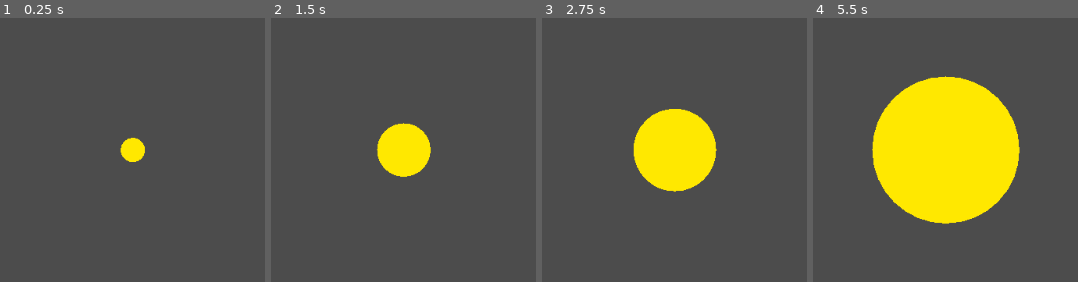
Above: before the commit, frames 1-4 (left to right).
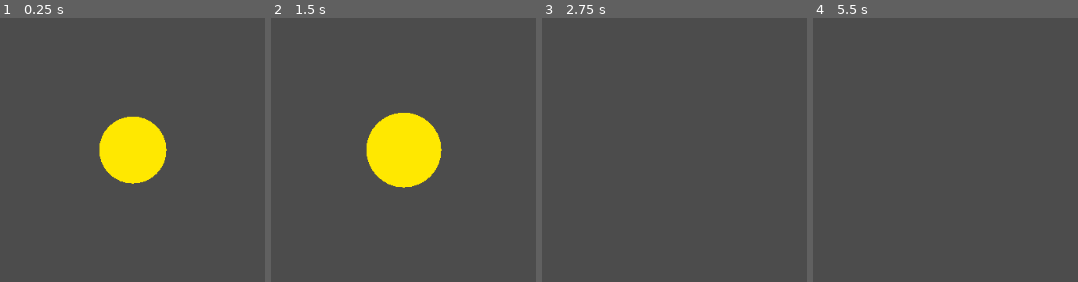
Above: after the commit, the same moments.

Repository: notapixelstudio/starship-olympics
Game: Godot game, scene res://Explosion.tscn
Two runs of this game, one before a commit and one after it. Both use one fixed random seed, a clock stepped at 60 frames per second and the inputs below. This scene is started directly instead of the project's main scene.
Inputs:
- Up to frame 1 (0.25 s): no input
- Up to frame 2 (1.5 s): no input
- Up to frame 3 (2.75 s): no input
- Up to frame 4 (5.5 s): no input

The runs differ from the first frame. In frame 1, 4.5% of the frame differs, in the area x 37-64%, y 37-63%; in frame 2, 3.3%; in frame 3, 7.8%; in frame 4, 24%, in the area x 22-79%, y 21-79%.

Commit message:
Explosions: sigmoidal spreading

Diff:
--- a/Explosion.gd
+++ b/Explosion.gd
@@ -2,6 +2,14 @@
 
 var radius = 4
 var shape
+
+var t = 0
+const growT = 0.4
+const stillT = 1
+const shrinkT = 0.2
+const maxRadius = 60
+
+
 const deadly = true
 
 func _ready():
@@ -11,4 +19,21 @@
 func _physics_process(delta):
 	shape.set_radius(radius)
 	$Circle.set_radius(radius+8) # the actual hitbox is smaller than the rendered circle
-	radius += 0.25
+
+	# update the explosion's radius
+	var t1 = t
+	var t2 = t1 + delta
+
+	t = t2
+	if t1 < growT:
+		radius = sigmoid(t2, growT, maxRadius)
+	elif t1 < growT+stillT:
+		pass
+	elif t1 < growT+stillT+shrinkT:
+		radius = maxRadius - sigmoid(t1-growT-stillT, shrinkT, maxRadius)
+	else:
+		# destroy the explosion
+		queue_free()
+
+func sigmoid(x, dt, amp):
+  return x/dt*amp
